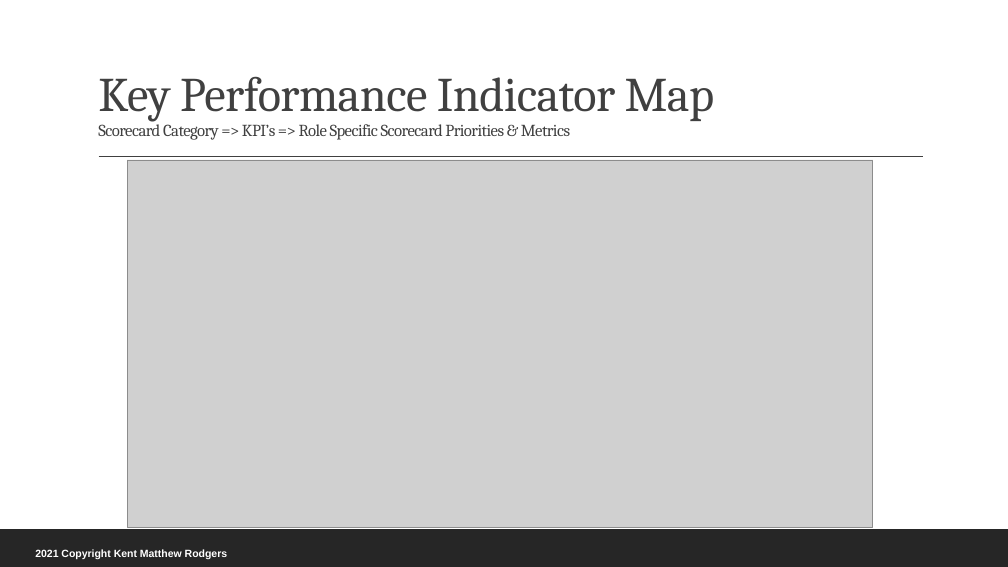
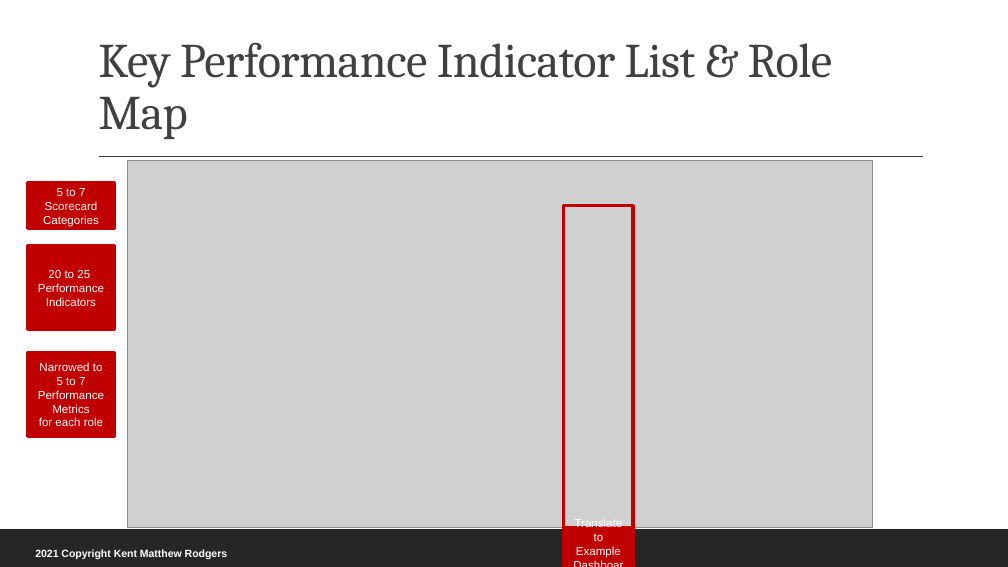
Before and after one commit to rodgerskent/package-delivery, a slide deck: slide 4 of 210112_PackageDelivery_Presentation.pptx. Drawn at 1008x567 pixels with LibreOffice and Linux fonts; fonts in the diff are those of the drawing; grey boxes stand for pictures. Boxes give left, top, right and bottom in pixels: in the first picture for what was removed or moved away, otherwise in the second. Text is boxed around its words. In the diff, an @@ line names an element or a change of style, - is before the commit and + after.

```diff
--- a/210112_PackageDelivery_Presentation.pptx
+++ b/210112_PackageDelivery_Presentation.pptx
@@ title at box(98, 42, 833, 139): text changed; size 16 to 46 pt @@
-Key Performance Indicator Map
-Scorecard Category => KPI’s => Role Specific Scorecard Priorities & Metrics
+Key Performance Indicator List & Role Map
@@ rectangle added at box(28, 183, 114, 228), fill #C00000, outline #C00000 3 pt, 11 pt, text #FFFFFF @@
+5 to 7 Scorecard
+Categories
@@ rectangle added at box(564, 206, 634, 528), outline #C00000 3 pt @@
@@ rectangle added at box(28, 246, 114, 330), fill #C00000, outline #C00000 3 pt, 11 pt, text #FFFFFF @@
+20 to 25
+Performance
+Indicators
@@ rectangle added at box(28, 352, 114, 436), fill #C00000, outline #C00000 3 pt, 11 pt, text #FFFFFF @@
+Narrowed to
+5 to 7 Performance Metrics
+for each role
@@ rectangle added at box(564, 528, 634, 567), fill #C00000, outline #C00000 3 pt, 11 pt, text #FFFFFF @@
+Translate to Example Dashboard Next Page
```
Also in this commit, not shown: 2 other slides changed, 1 slide removed, 3 other files.
